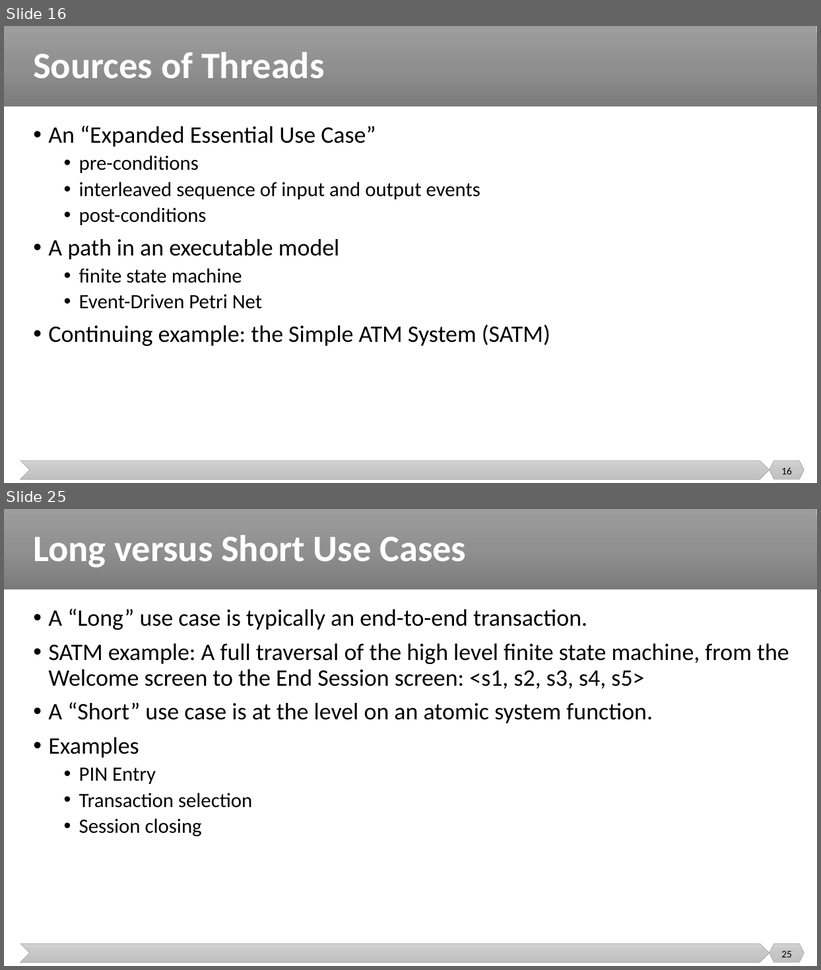
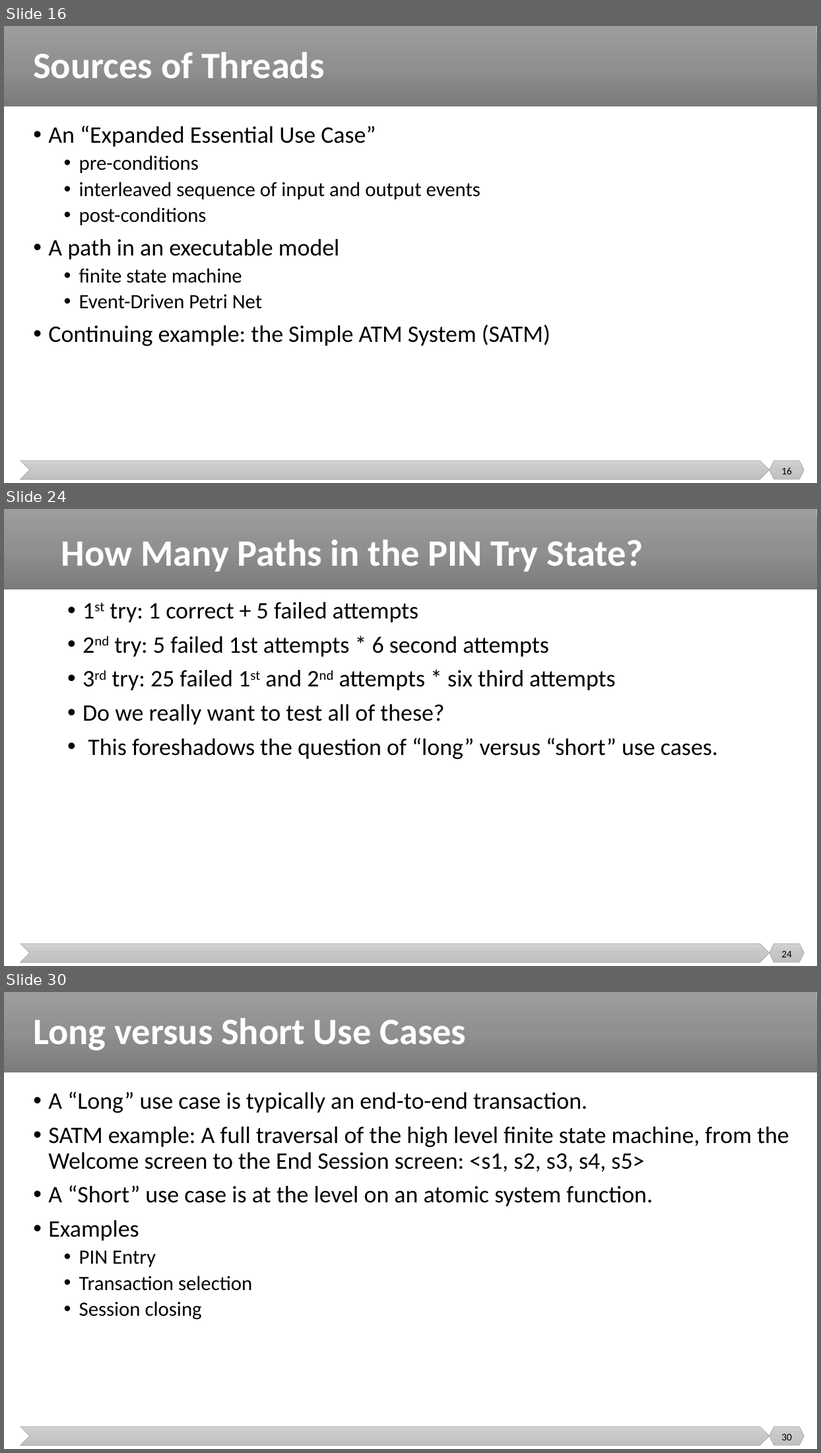
Before and after one commit to malenezi/malenezi, a slide deck: new_SE401/Lectures/8-Integration, System and Regression Testing/System Testing.pptx. Shown one above the other, each under a label of ours: slides 16 and 25 before the commit, slides 16, 24 and 30 after it; the slides between them are not shown. The pictures are 821x970 and 821x1453 pixels, drawn with LibreOffice and Linux fonts; fonts in the diff are those of the drawing. Boxes give left, top, right and bottom in pixels: in the first picture for what was removed or moved away, otherwise in the second. Text is boxed around its words. In the diff, an @@ line names an element or a change of style, - is before the commit and + after.

```diff
--- a/new_SE401/Lectures/8-Integration, System and Regression Testing/System Testing.pptx
+++ b/new_SE401/Lectures/8-Integration, System and Regression Testing/System Testing.pptx
@@ slide 24 added at <box>4,509,817,966</box>, background #FFFFFF; not listed: 3 template elements that a slide beside it also shows @@
@@ title added at <box>61,539,644,572</box>, 44 pt, text #FFFFFF, bold @@
+How Many Paths in the PIN Try State?
@@ text added at <box>83,602,718,759</box>, 28 pt, text #000000 @@
+• 1st try: 1 correct + 5 failed attempts
+• 2nd try: 5 failed 1st attempts * 6 second attempts
+• 3rd try: 25 failed 1st and 2nd attempts * six third attempts
+• Do we really want to test all of these?
+• This foreshadows the question of “long” versus “short” use cases.
@@ page number added at <box>781,951,792,958</box>, 12 pt, text #000000 @@
+24
@@ what was slide 25 is now slide 30 @@
@@ page number at <box>781,1434,792,1441</box>: text changed @@
-25
+30
```
Also in this commit, not shown: 16 slides changed, 5 other slides added, 2 slides removed, 1 other file.
